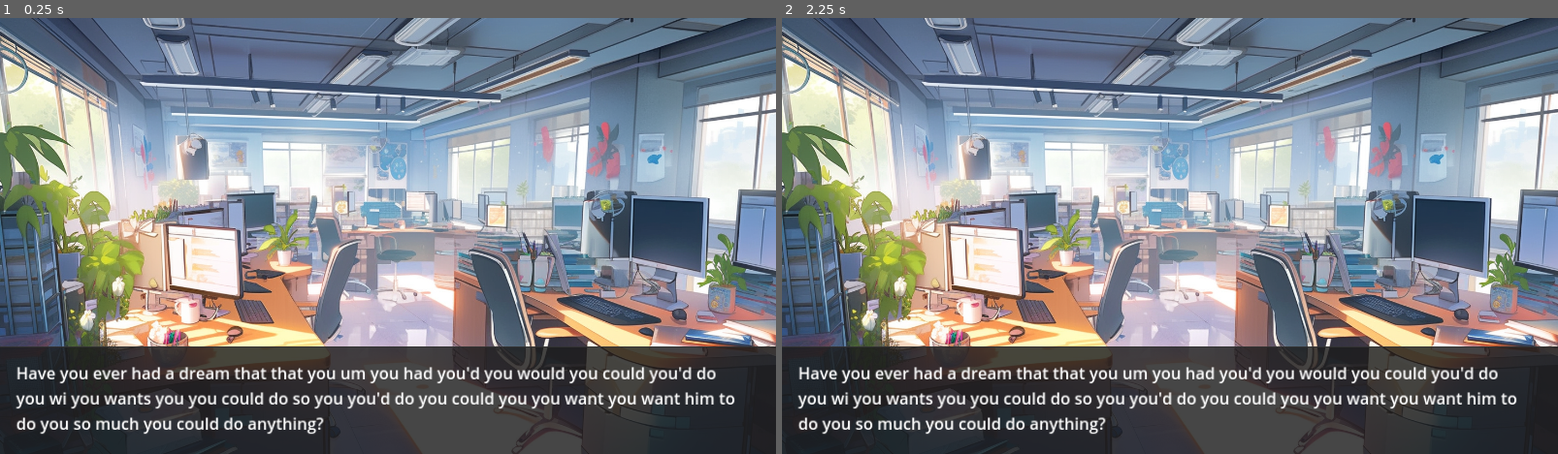
Above: before the commit, frames 1-2 (left to right).
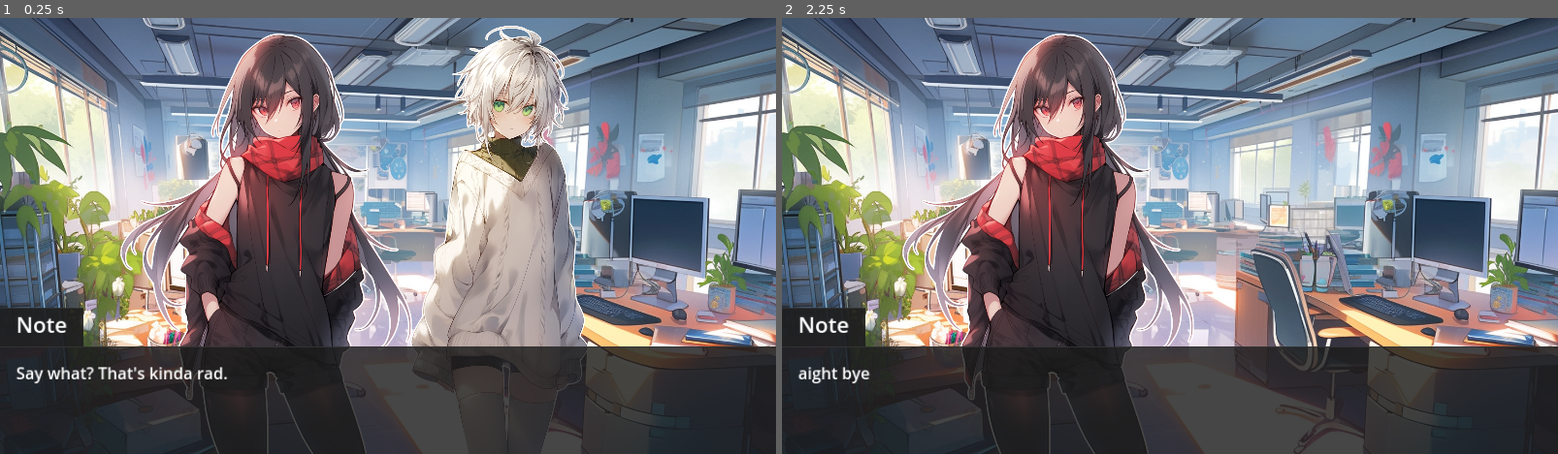
Above: after the commit, the same moments.

Repository: itsMapleLeaf/lovenote
Game: Godot game, scene res://engine/game.tscn
Same seed, same stepped clock (60 frames per second), same inputs: the game is played once before the commit and once after it.
Inputs:
- Up to frame 1 (0.25 s): no input
- Up to frame 2 (2.25 s): tap Enter at 0.5, 2 s; hold Right (dialog_next) 0.53-1.28 s; tap Space at 1.25 s; tap Left (dialog_prev) at 1.35 s; hold Right (dialog_next) from 2.03 s (still down)

The runs differ from the first frame. In frame 1, 30% of the frame differs, in the area x 0-95%, y 1-100%; in frame 2, 20%.
Error before the commit: Parse Error: Identifier "StageState" not declared in the current scope. (res://engine/timeline_player.gd:14)

Commit message:
apply snapshot when setting timeline

Diff:
--- a/engine/game.tscn
+++ b/engine/game.tscn
@@ -13,3 +13,4 @@
 [speaker:Note] [enter:note,to=0.65,from=0.2,duration=1] Say what? [wait:1.0] That's kinda rad.
 [speaker:Note] [leave:note,by=0.2,duration=1] aight bye
 [speaker:Ryder] :("
+position = 2
--- a/engine/stage.gd
+++ b/engine/stage.gd
@@ -7,7 +7,7 @@
 @onready var dialog_ui := %DialogUI as DialogUI
 
 
-func apply_snapshot(snapshot: StageSnapshot) -> void:
+func apply(snapshot: StageSnapshot) -> void:
 	if snapshot.background.is_empty():
 		background.modulate.a = 0
 	else:
--- a/engine/timeline_player.gd
+++ b/engine/timeline_player.gd
@@ -11,9 +11,27 @@
 @export var position: int = -1:
 	set(value):
 		position = clampi(value, -1, timeline.sequence.size() - 1)
-		var snapshot := timeline.sequence[position].snapshot if position > -1 else StageState.new()
-		stage.apply_snapshot(snapshot)
+		if not timeline:
+			return
+		await _ensure_ready()
+		_apply_current_snapshot()
 
-var timeline: Timeline
+var timeline: Timeline:
+	set(value):
+		timeline = value
+		if not timeline:
+			return
+		await _ensure_ready()
+		_apply_current_snapshot()
 
 @onready var stage := %Stage as Stage
+
+
+func _apply_current_snapshot() -> void:
+	var snapshot := timeline.sequence[position].snapshot if position > -1 else StageSnapshot.new()
+	stage.apply(snapshot)
+
+
+func _ensure_ready() -> void:
+	if not is_node_ready():
+		await ready
